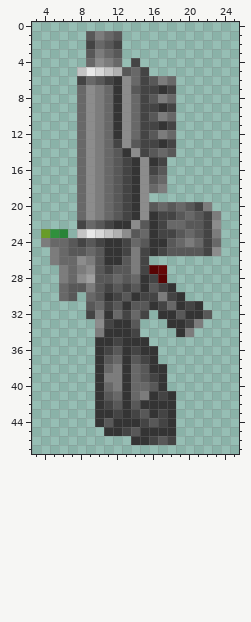
Pixel-art sprite: Resources/AwesomeGuns/Weapons/ALLOY_RIFLE/Bigob.gif. Above is the file before it was changed.
The file is 32x48 pixels. Shown: x 3..25, y 0..47.
New version:
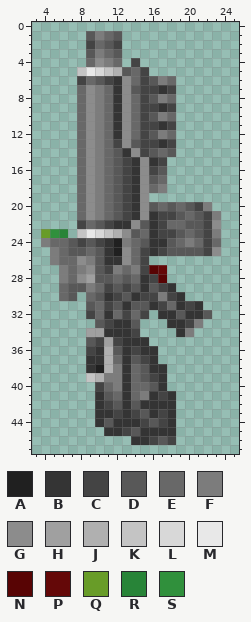
Palette (. is transparent): A #202020  B #343434  C #444444  D #585858  E #686868  F #7c7c7c  G #8c8c8c  H #a0a0a0  J #b0b0b0  K #c4c4c4  L #d8d8d8  M #e8e8e8  N #580404  P #640808  Q #689c28  R #288438  S #30903c
What changed:
Changed rows in their new state; - is an unchanged pixel.
first column x 9:
24 ---AF-
25 ---AGE
26 ----GE
27 ---FE-
29 -E----
32 -E----
33 -D----
34 HH----
35 DCH---
36 C-J---
37 B-J---
38 BAJ---
39 KJ----
40 -C----
Where, in picture pixels (left, top, right, bottom), the same in both pictures:
changed: (86, 238, 140, 391)
